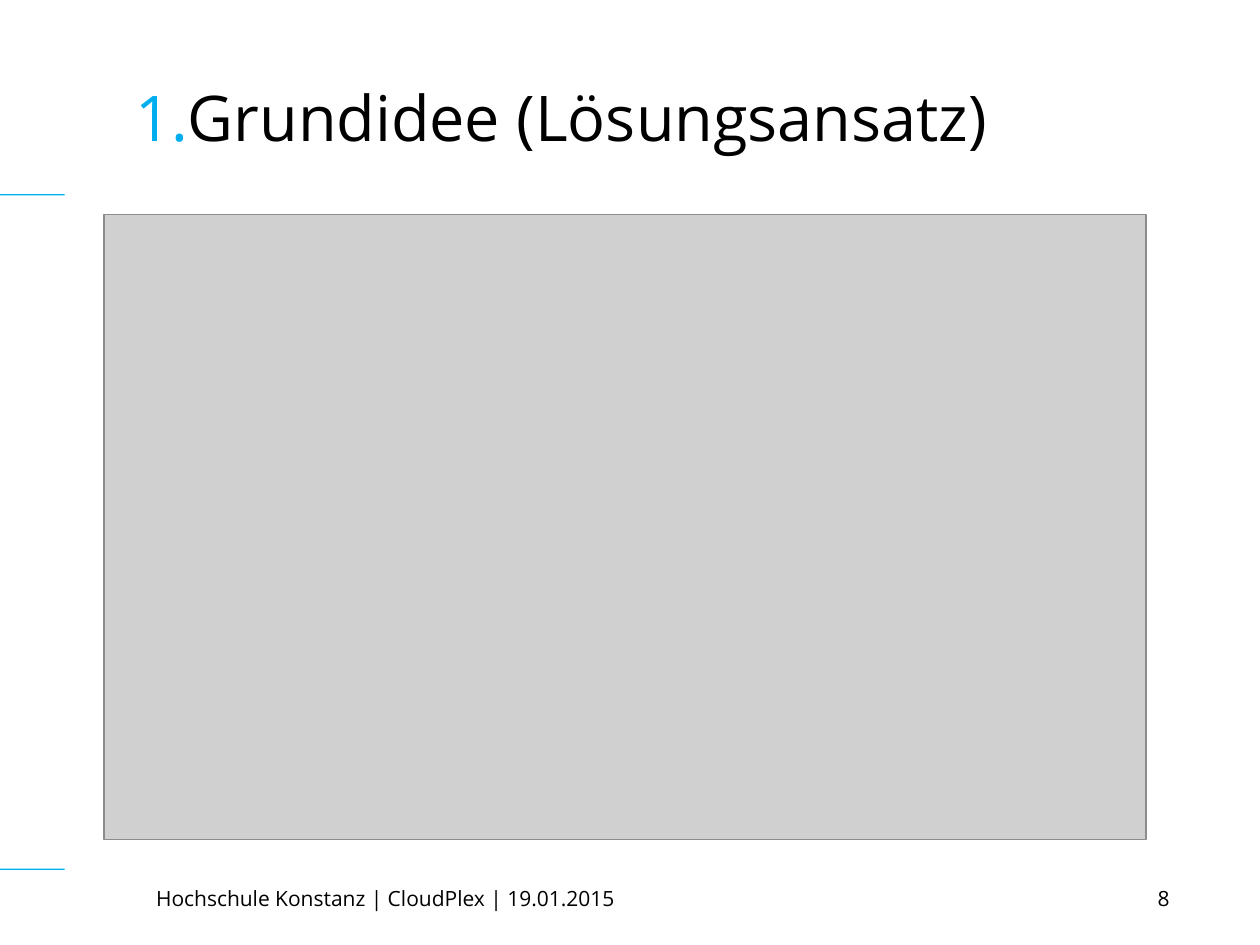
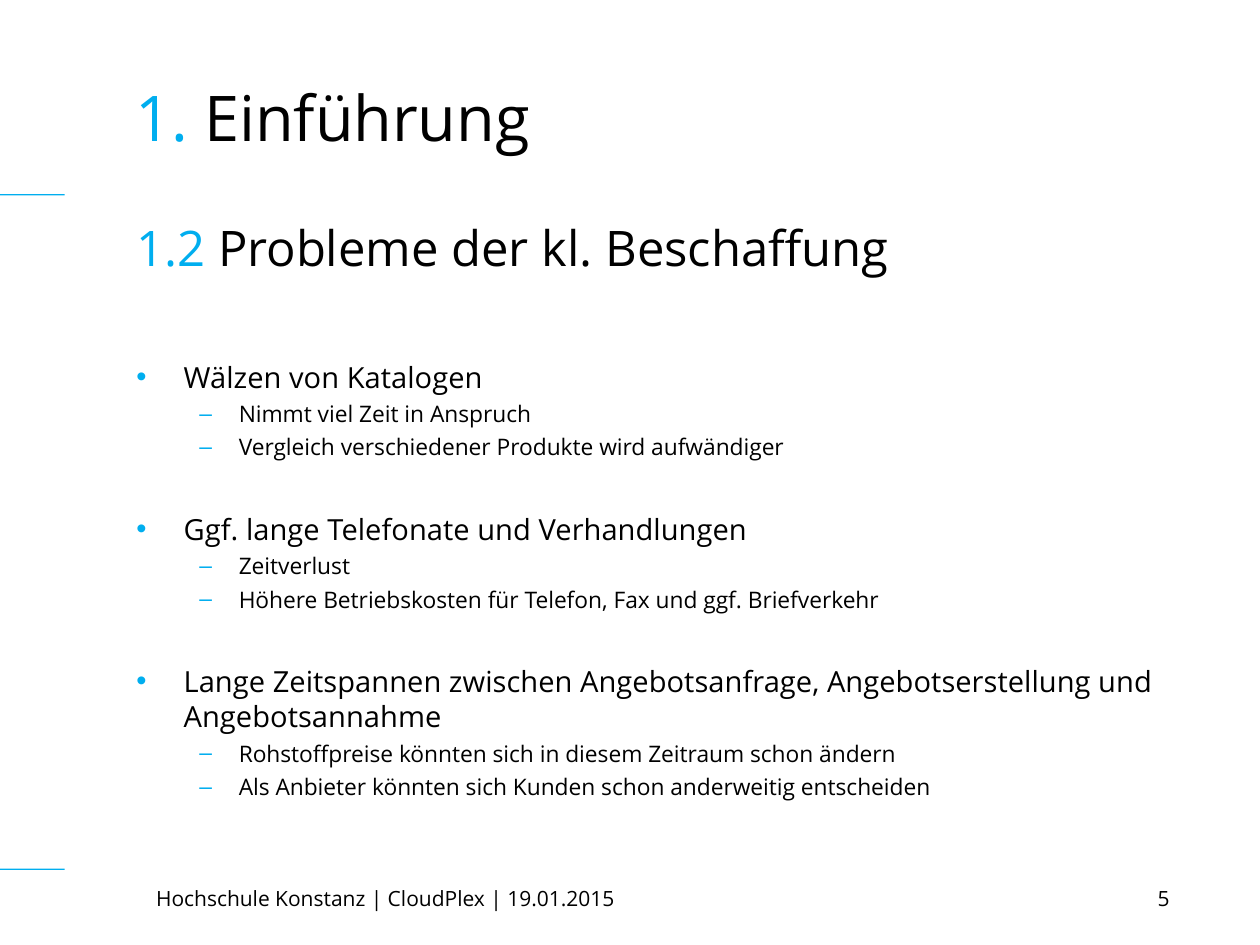
Before and after one commit to TuemmlerKon/web-tech, a slide deck: slide 5 of praesentation/WebTech (Final).ppt (slide 8 before the commit). Drawn at 1260x945 pixels with LibreOffice and Linux fonts; fonts in the diff are those of the drawing; grey boxes stand for pictures. Boxes give left, top, right and bottom in pixels: in the first picture for what was removed or moved away, otherwise in the second. Text is boxed around its words. In the diff, an @@ line names an element or a change of style, - is before the commit and + after.

```diff
--- a/praesentation/WebTech (Final).ppt
+++ b/praesentation/WebTech (Final).ppt
@@ title at <box>135,92,529,156</box>: text changed @@
-1.Grundidee (Lösungsansatz)
+1. Einführung
@@ picture removed at <box>105,214,1147,839</box> @@
@@ text added at <box>136,228,888,278</box>, 28 pt, text #000000 @@
+1.2 Probleme der kl. Beschaffung
@@ text added at <box>184,366,1152,801</box>, 12.9 pt, text #000000 @@
+• Wälzen von Katalogen
+  – Nimmt viel Zeit in Anspruch
+  – Vergleich verschiedener Produkte wird aufwändiger
+• Ggf. lange Telefonate und Verhandlungen
+  – Zeitverlust
+  – Höhere Betriebskosten für Telefon, Fax und ggf. Briefverkehr
+• Lange Zeitspannen zwischen Angebotsanfrage, Angebotserstellung und Angebotsannahme
+  – Rohstoffpreise könnten sich in diesem Zeitraum schon ändern
+  – Als Anbieter könnten sich Kunden schon anderweitig entscheiden
@@ page number at <box>1158,891,1170,907</box>: text changed @@
-8
+5
```
Also in this commit, not shown: 3 other slides changed, 1 slide added, 8 slides removed.
